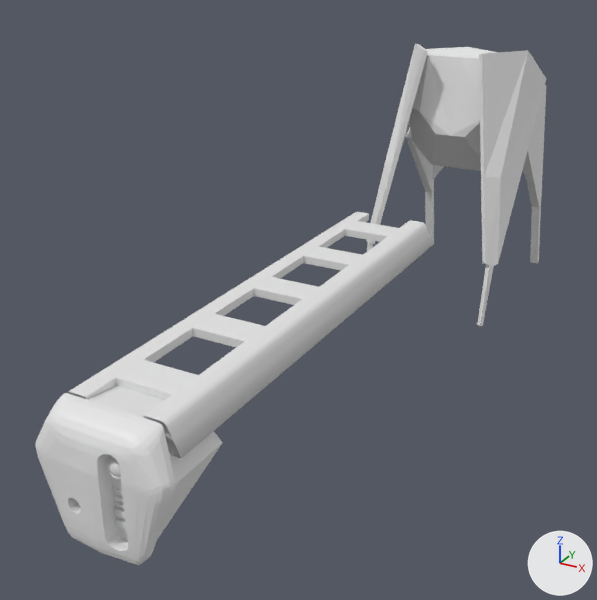
Renders of the Blender file scene.blend from each side of a commit.
Rendered twice from a 50 mm camera at (3.76, -12.03, 5.05) aimed at (-0.61, -4.08, 1.08). Arrows for +X, +Y and +Z are at lower right; the lights stay in place.

The scene before the commit, as lines of its bpy script (objects in view):
```python
ob_cube = bpy.data.objects.new('Cube', me_cube_010)
ob_cube.location = (0.0, -7.84, 1.3)
ob_cube.scale = (0.353, 0.38, 0.548)
ob_cube_003 = bpy.data.objects.new('Cube.003', me_cube_012)
ob_cube_003.location = (0.0, -7.18, 0.85)
ob_extrude_oeil_gauche = bpy.data.objects.new('extrude oeil gauche', me_cylinder_002)
ob_extrude_oeil_gauche.location = (-0.203, -8.266, 1.093)
ob_extrude_oeil_gauche.rotation_euler = (1.571, 0.0, 0.0)  # degrees (90, 0, 0)
ob_extrude_oeil_gauche.scale = (0.7, 0.7, 3.47)
ob_extrude_trou_oeil = bpy.data.objects.new('extrude trou oeil', me_cube_001)
ob_extrude_trou_oeil.location = (0.187, -8.257, 1.23)
ob_extrude_trou_oeil.scale = (0.12, 3.04, 0.48)
ob_line_oeil = bpy.data.objects.new('line oeil', me_cube_006)
ob_line_oeil.location = (0.19, -8.22, 0.98)
ob_line_oeil.scale = (0.0899, 0.0322, 0.0257)
ob_patte_arriere = bpy.data.objects.new('patte arriere', me_cube_003)
ob_patte_arriere.location = (-0.06, 1.7, 0.85)
ob_patte_avant = bpy.data.objects.new('patte avant', me_cube_002)
ob_patte_avant.location = (0.81, -0.66, 2.47)
ob_patte_avant.rotation_euler = (-0.175, 0.0, 0.0)  # degrees (-10, 0, 0)
ob_patte_avant.scale = (2.04, 2.04, 2.04)
ob_tete_bevel = bpy.data.objects.new('tete bevel', me_cube_009)
ob_tete_bevel.location = (0.0, -8.0, 1.14)
ob_tete_bevel.scale = (0.77, 0.33, 0.77)
ob_ventre = bpy.data.objects.new('ventre', me_cube_004)
ob_ventre.location = (0.0, 0.12, 2.85)
```
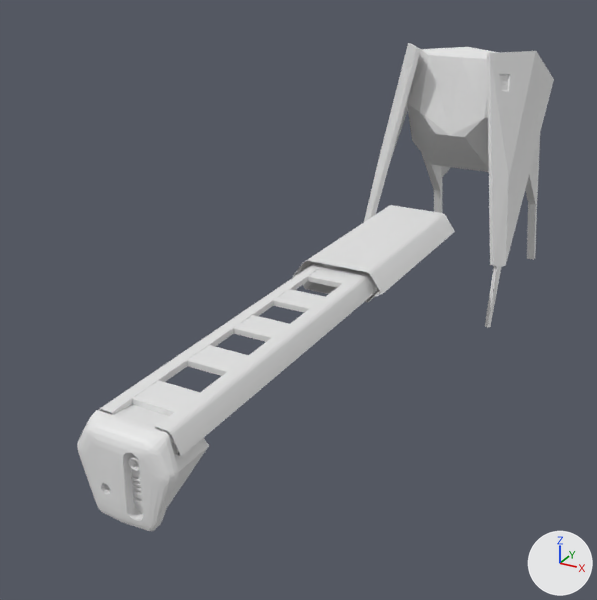
ob_extrude_patte_devant is not drawn itself; it is used by a modifier of ob_patte_avant.
ob_extrude_oeil_gauche is not drawn itself; it is used by a modifier of ob_tete_bevel.
ob_extrude_trou_oeil is not drawn itself; it is used by a modifier of ob_tete_bevel.

Where the newer file only moved an object's origin or applied its transform, the numbers keep the older frame.

Pixel boxes [x1, y1, x2, y2] of what changed, in the pictures (597 x 600 px):
'Cube.003', deleted
    before: [67, 212, 433, 458]
'tete bevel', reshaped, moved, rescaled (28% narrower, 29% shorter)
    before: [36, 393, 176, 565]
    after: [77, 410, 178, 531]
'cou retractacle', added
    after: [98, 262, 379, 456]
'patte avant', moved, modifiers changed, reshaped
    before: [366, 44, 546, 326]
    after: [364, 43, 554, 328]
'cou protection', added
    after: [293, 205, 455, 302]
'patte arriere', moved
    before: [406, 85, 546, 263]
    after: [421, 135, 540, 260]
'Cube', deleted
    before: [80, 385, 223, 540]
'tete arriere', added
    after: [108, 404, 209, 514]
'line oeil', moved, rescaled
    before: [114, 507, 126, 529]
    after: [133, 490, 142, 506]

What changed in the scene script:
```text
Change me_cube_006:
    where me_cube_006.from_pydata(...)  # 8 vertices, 6 faces; spans x -1.0..1.0, y -1.0..1.0, z -1.0..1.0
    used by ob_line_oeil; location = (0.19, -8.22, 0.98); scale = (0.0899, 0.0322, 0.0257)
    me_cube_006 part 1: the whole mesh is scaled about its middle by (0.0647, 0.0231, 0.0185)
Change me_cube_009:
    used by ob_tete_bevel; location = (0.0, -8.0, 1.14); scale = (0.77, 0.33, 0.77)
    remove me_cube_009.from_pydata(...)  # 15 vertices, 11 faces; spans x 0.0..0.85, y -1.12..-0.13, z -0.56..0.94
    add me_cube_009.from_pydata(...)  # 15 vertices, 11 faces; spans x 0.0..0.49, y -0.27..-0.03, z -0.31..0.52
    me_cube_009 part 2: 15 of 15 vertices moved; they spanned x 0.0..0.85, y -1.12..-0.13, z -0.56..0.94 and now span x 0.0..0.49, y -0.27..-0.03, z -0.31..0.52; mean shift (-0.15, 0.53, -0.16); largest move (0.0, -1.12, -0.56) -> (0.0, -0.27, -0.31)
Add me_cube_010_1:
    me_cube_010_1.from_pydata([(0.254, -0.274, -0.394), (0.254, -0.2, 0.394), (0.409, 0.274, 0.067), (0.254, 0.194, 0.344), (0.409, -0.274, 0.067), (0.0, 0.274, -0.05), (0.0, 0.194, 0.344), (0.0, -0.274, -0.394), (0.0, -0.2, 0.394), (0.0, -0.274, 0.067), (0.0, 0.274, 0.067)], [], [(10, 6, 3, 2), (2, 3, 1, 4), (5, 2, 0, 7), (2, 4, 0), (5, 10, 2), (0, 4, 9, 7), (3, 6, 8, 1), (4, 1, 8, 9)])
Remove ob_cube:
    ob_cube = bpy.data.objects.new('Cube', me_cube_010)
Change ob_patte_avant:
    ob_patte_avant.location: (0.81, -0.66, 2.47) -> (0.92, -0.66, 2.47)
    add _m = ob_patte_avant.modifiers.new('Boolean', 'BOOLEAN')
    add _m.object = ob_extrude_patte_devant
    add _m.solver = 'FLOAT'
    add _m = ob_patte_avant.modifiers.new('Bevel', 'BEVEL')
    add _m.limit_method = 'NONE'
    add _m.offset_type = 'DEPTH'
Change ob_patte_arriere:
    ob_patte_arriere.location: (-0.06, 1.7, 0.85) -> (-0.16, 1.85, 0.85)
Change ob_extrude_oeil_gauche:
    ob_extrude_oeil_gauche.location: (-0.203, -8.266, 1.093) -> (-0.129, -8.048, 1.102)
    ob_extrude_oeil_gauche.scale: (0.7, 0.7, 3.47) -> (0.504, 0.504, 2.5)
Change ob_extrude_trou_oeil:
    ob_extrude_trou_oeil.location: (0.187, -8.257, 1.23) -> (0.152, -8.041, 1.201)
    ob_extrude_trou_oeil.scale: (0.12, 3.04, 0.48) -> (0.0864, 2.19, 0.346)
Change ob_line_oeil:
    ob_line_oeil.scale: (0.0899, 0.0322, 0.0257) -> (1.0, 1.0, 1.0)
    ob_line_oeil.location: (0.19, -8.22, 0.98) -> (0.15, -7.99, 1.02)
Change ob_tete_bevel:
    ob_tete_bevel.scale: (0.77, 0.33, 0.77) -> (1.0, 1.0, 1.0)
    ob_tete_bevel.location: (0.0, -8.0, 1.14) -> (0.02, -7.84, 1.13)
Remove ob_cube_003:
    ob_cube_003 = bpy.data.objects.new('Cube.003', me_cube_012)
Add ob_extrude_patte_devant:
    ob_extrude_patte_devant = bpy.data.objects.new('extrude patte devant', me_cube)  # 24 vertices, 18 faces; spans x -0.32..0.18, y -1.12..1.12, z -1.14..1.23
    ob_extrude_patte_devant.parent = ob_patte_avant
    ob_extrude_patte_devant.location = (0.604, -0.745, 3.25)
    ob_extrude_patte_devant.rotation_euler = (-0.131, -0.262, -0.482)  # degrees (-7.5, -15, -28)
    ob_extrude_patte_devant.scale = (0.0676, 0.093, 0.103)
Add ob_tete_arriere:
    ob_tete_arriere = bpy.data.objects.new('tete arriere', me_cube_010_1)  # modifiers MIRROR
    ob_tete_arriere.location = (0.02, -7.72, 1.24)
Add ob_cou_retractacle:
    ob_cou_retractacle = bpy.data.objects.new('cou retractacle', me_cube_012_1)  # 30 vertices, 26 faces; spans x 0.0..0.442, y -0.595..0.151, z -0.133..0.06; modifiers MIRROR, BEVEL, ARRAY
    ob_cou_retractacle.parent = ob_cou_protection
    ob_cou_retractacle.location = (0.017, -7.264, 1.594)
Add ob_cou_protection:
    ob_cou_protection = bpy.data.objects.new('cou protection', me_cube_005)  # 14 vertices, 6 faces; spans x 0.0..0.555, y -0.799..0.0, z -0.298..0.056; modifiers MIRROR, BEVEL, ARRAY
    ob_cou_protection.location = (0.02, -1.95, 1.66)
```
